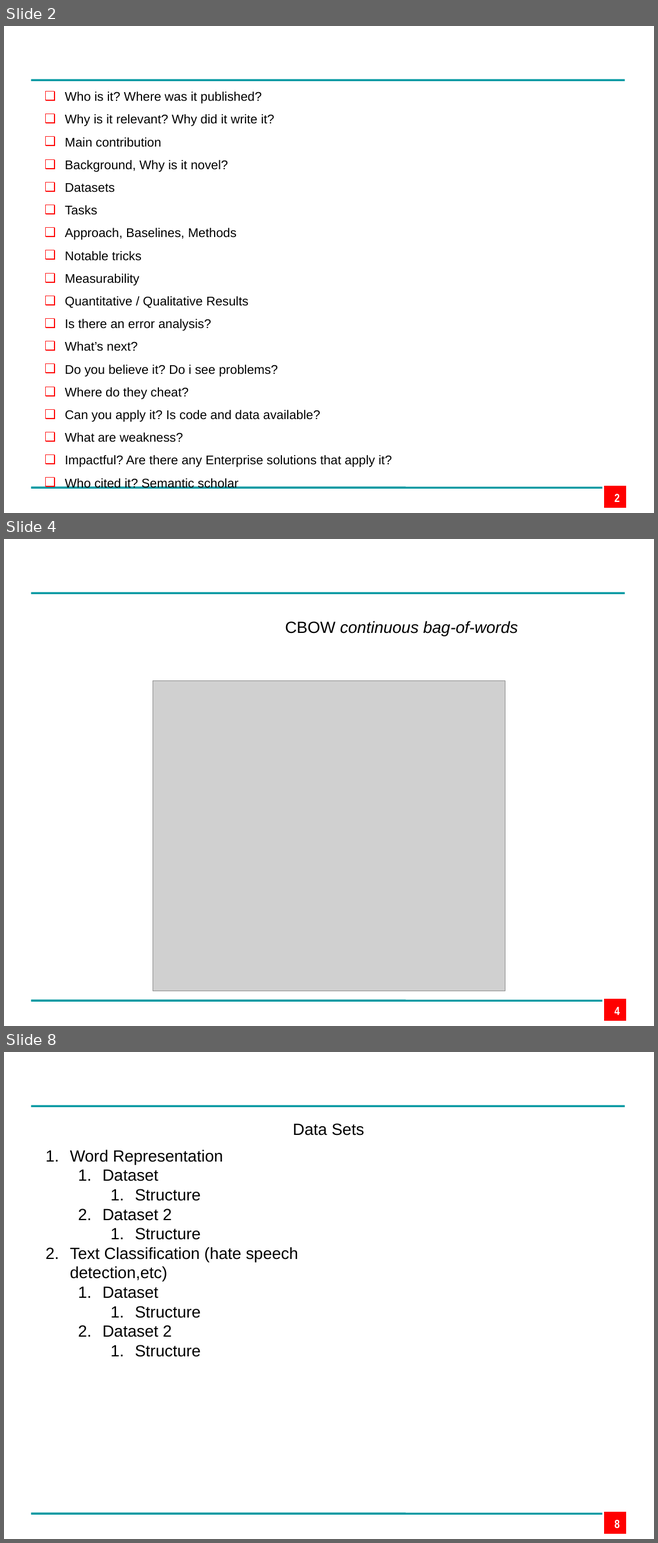
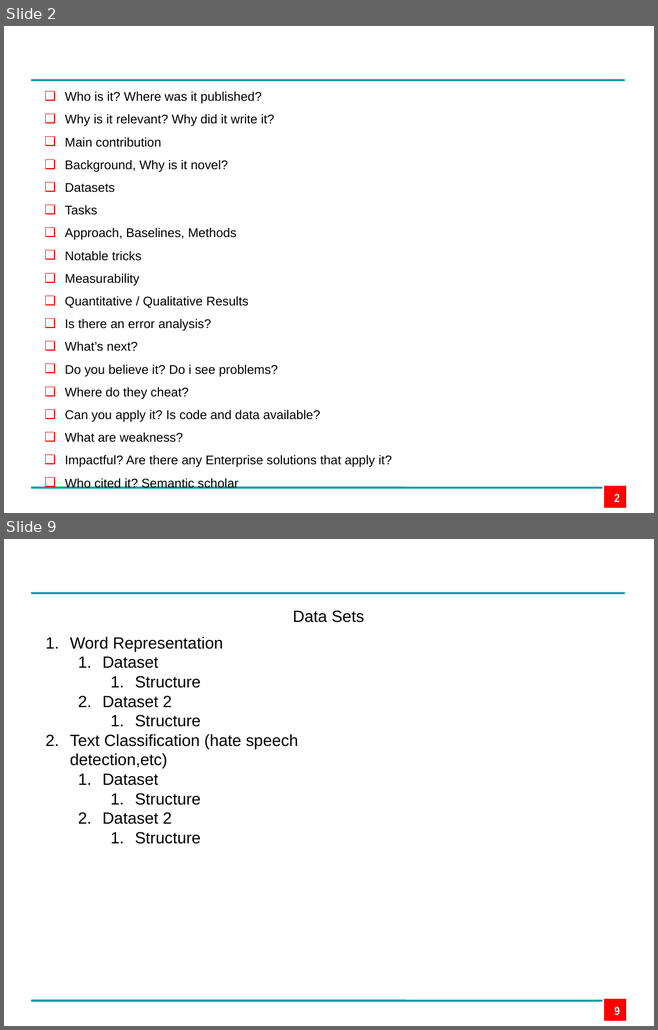
Before and after one commit to edpape007/NLP, a slide deck: Presentation_Subword.pptx. Shown one above the other, each under a label of ours: slides 2, 4 and 8 before the commit, slides 2 and 9 after it; the slides between them are not shown. The pictures are 658x1543 and 658x1030 pixels, drawn with LibreOffice and Linux fonts; fonts in the diff are those of the drawing; grey boxes stand for pictures; background and template pictures are left out. Boxes give left, top, right and bottom in pixels: in the first picture for what was removed or moved away, otherwise in the second. Text is boxed around its words. In the diff, an @@ line names an element or a change of style, - is before the commit and + after.

```diff
--- a/Presentation_Subword.pptx
+++ b/Presentation_Subword.pptx
@@ slide 4 removed at bbox=[4, 539, 654, 1026], background #FFFFFF; not listed: 3 template elements that a slide beside it also shows @@
@@ text removed at bbox=[285, 621, 517, 636] @@
-CBOW continuous bag-of-words
@@ picture removed at bbox=[152, 681, 505, 991] @@
@@ page number removed at bbox=[614, 1007, 619, 1015] @@
-4
@@ what was slide 8 is now slide 9 @@
@@ page number at bbox=[614, 1007, 619, 1015]: text changed @@
-8
+9
```
Also in this commit, not shown: 5 slides changed, 4 slides added, 3 other slides removed.
